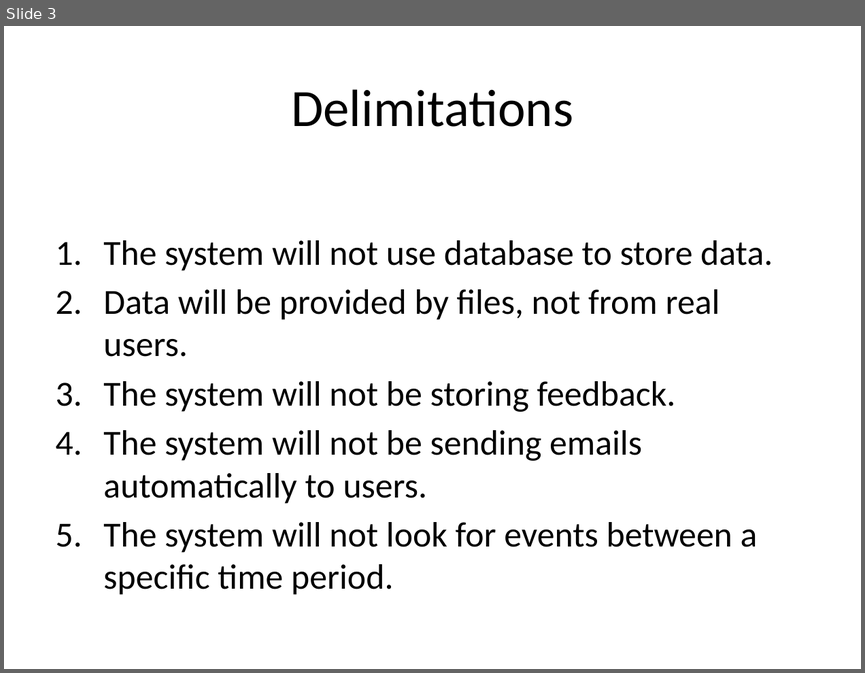
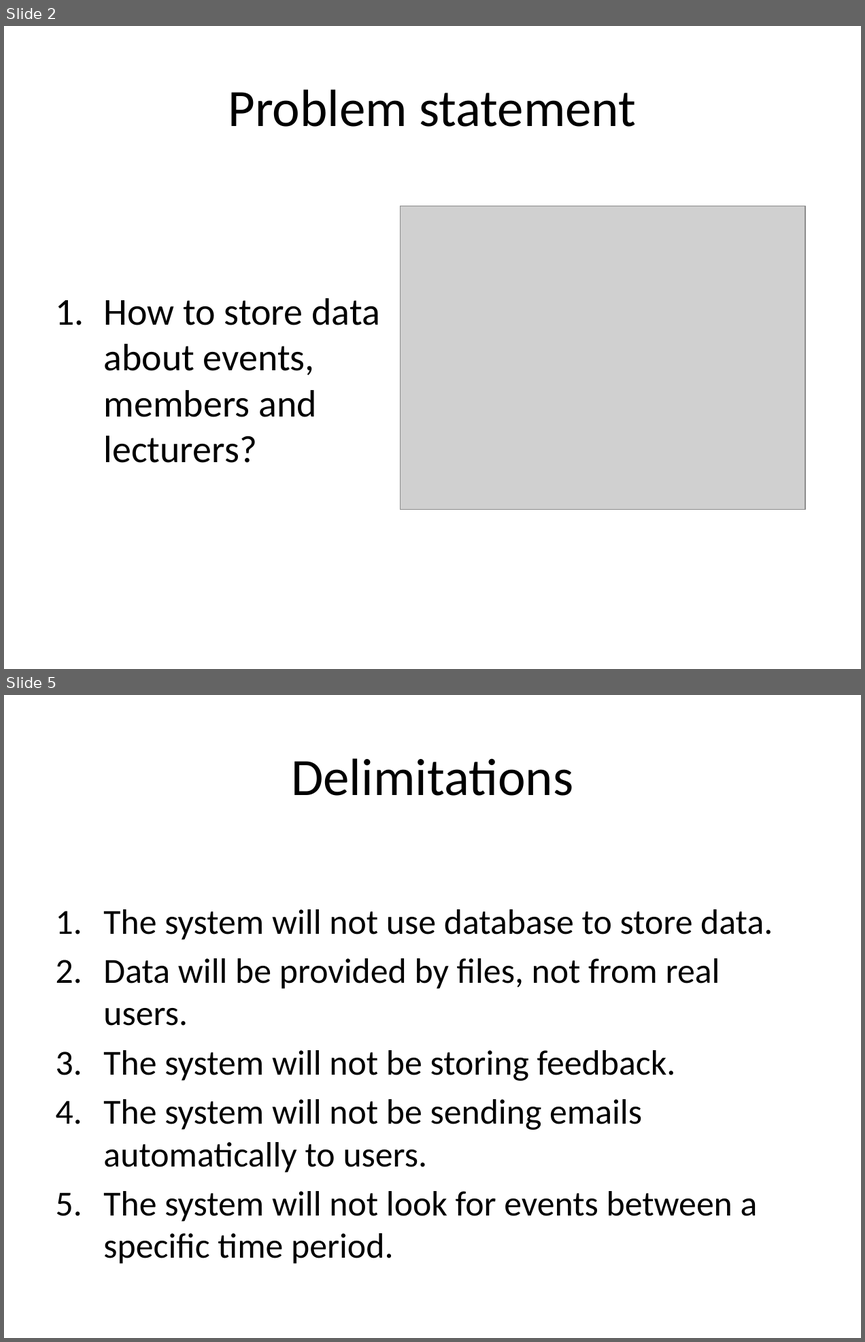
Before and after one commit to 11michi11/SEP1, a slide deck: Analysis.pptx. Shown one above the other, each under a label of ours: slide 3 before the commit, slides 2 and 5 after it; the slides between them are not shown. The pictures are 865x673 and 865x1342 pixels, drawn with LibreOffice and Linux fonts; fonts in the diff are those of the drawing; grey boxes stand for pictures. Boxes give left, top, right and bottom in pixels: in the first picture for what was removed or moved away, otherwise in the second. Text is boxed around its words. In the diff, an @@ line names an element or a change of style, - is before the commit and + after.

```diff
--- a/Analysis.pptx
+++ b/Analysis.pptx
@@ slide 2 added at (4,26,861,669), background #FFFFFF @@
@@ title added at (228,89,636,127), 44 pt, text #000000 @@
+Problem statement
@@ picture added at (400,206,804,509) @@
@@ text added at (103,298,380,463), 32 pt, text #000000 @@
+1. How to store data about events, members and lecturers?
@@ what was slide 3 is now slide 5 @@
```
Also in this commit, not shown: 4 slides changed, 12 other slides added, 5 slides removed, 1 other file.
